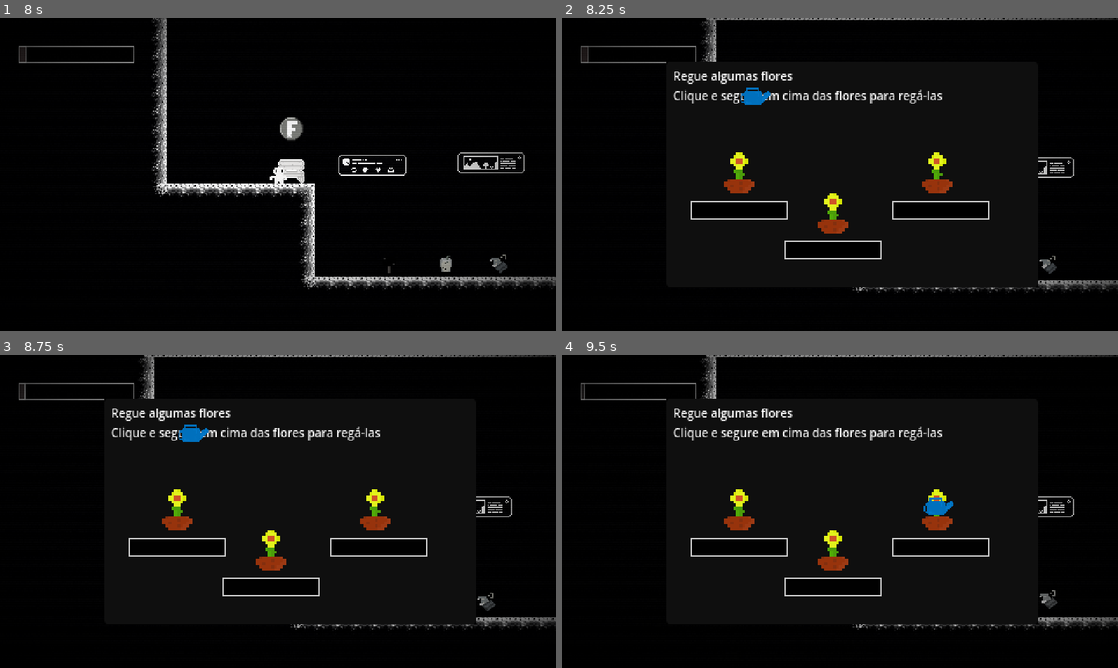
Above: before the commit, frames 1-4 (two rows, left to right).
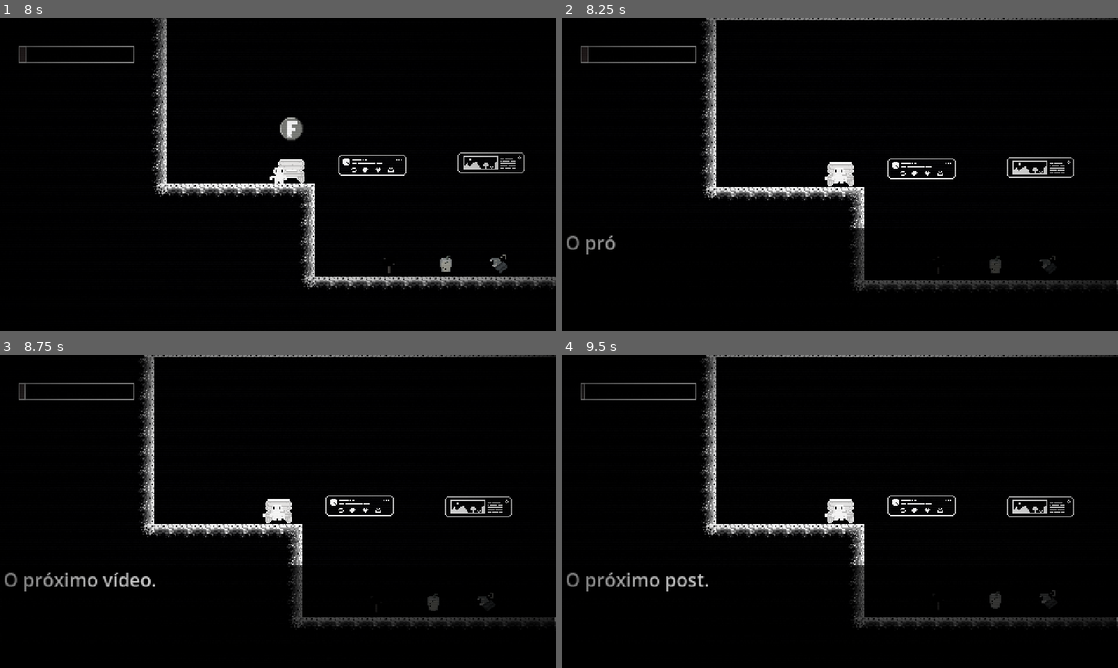
Above: after the commit, the same moments.

Repository: ilmoruuu/dontScroll
Game: Godot game, scene res://scenes/ui/main_menu.tscn
The game is run twice, just before and just after one commit, with the same random seed, the same clock (stepped at 60 frames per second) and the same inputs.
Inputs (mouse positions are in pixels of both pictures, inside the frame that each line leads up to):
- Up to frame 1 (8 s): click "▶ INICIAR" at 0.5 s; click "▶ INICIAR" at 1.25 s; click "OPÇÕES" at 2 s; tap Enter (ui_accept) at 2.75, 3.02, 3.77, 4.25, 5.27, 6.02, 6.77 s; move the mouse to (400, 158) at 2.77 s; hold Right (ui_right) 2.78-4.28 s; tap F (interact) at 2.85, 3.6, 4.55, 5.1, 5.85, 6.8, 7.35 s; click (400, 158) at 2.92 s; move the mouse to (166, 190) at 3.52 s; move the mouse to (333, 105) at 4.27 s; hold Left (ui_left) 4.28-5.03 s; tap D (use_item) at 4.35, 6.6 s; move the mouse to (250, 237) at 5.02 s; hold Right (ui_right) 5.03-6.53 s; click (250, 237) at 5.17 s; move the mouse to (444, 221) at 5.77 s; move the mouse to (111, 127) at 6.52 s; hold Left (ui_left) 6.53-7.28 s; move the mouse to (305, 174) at 7.27 s; hold Right (ui_right) from 7.28 s (still down); click (305, 174) at 7.42 s
- Up to frame 2 (8.25 s): move the mouse to (756, 96) at 8.02 s; release Right (ui_right) at 8.03 s; hold Left (ui_left) from 8.03 s (still down); tap F (interact) at 8.1 s
- Up to frame 3 (8.75 s): keep holding Left (ui_left); tap Enter (ui_accept) at 8.27 s
- Up to frame 4 (9.5 s): keep holding Left (ui_left); move the mouse to (940, 508) at 8.77 s; tap D (use_item) at 8.85 s; click (940, 508) at 8.92 s; tap Enter (ui_accept) at 9.02 s; tap F (interact) at 9.05 s

Frame 1 is identical in both runs. In frame 2, 6.6% of the frame differs, in the area x 0-100%, y 14-88%; in frame 3, 6.9%; in frame 4, 6.9%.

Commit message:
fix: correção da aparição dos minigames

Diff:
--- a/dont-scroll/entities/bench/bench.gd
+++ b/dont-scroll/entities/bench/bench.gd
@@ -8,7 +8,7 @@
 
 ## Create functions from minigames here fellas!
 func start_cat_minigame():
-	var scene = preload("res://minigames/CatMinigame.tscn")
+	var scene = preload("res://minigames/cat_minigame/CatMinigame.tscn")
 	var game = scene.instantiate()
 
 	get_tree().current_scene.add_child(game)
@@ -44,15 +44,12 @@
 
 	var randon = randf()
 
-	start_garden_minigame()
-
-	"""
 	if randon <= 0.25:
 		start_cat_minigame()
 	elif randon > 0.25 and randon <= 0.5:
 		start_garden_minigame()
 	else:
-		BenchDialogueUI.start_random_event(self)"""
+		BenchDialogueUI.start_random_event(self)
 
 	if player_ref and player_ref.has_method("sit_on_bench"):
 		player_ref.sit_on_bench(self)
--- a/dont-scroll/minigames/CatMinigame.tscn
+++ b/dont-scroll/minigames/cat_minigame/CatMinigame.tscn
@@ -1,7 +1,7 @@
 [gd_scene format=3 uid="uid://c2x6prpltng1x"]
 
 [ext_resource type="Texture2D" uid="uid://phwl1k8n3wbj" path="res://assets/minigame_cat/maxwell.png" id="1_613xq"]
-[ext_resource type="Script" uid="uid://0jqbmqak1hvw" path="res://minigames/cat_minigame.gd" id="1_c24uh"]
+[ext_resource type="Script" uid="uid://0jqbmqak1hvw" path="res://minigames/cat_minigame/cat_minigame.gd" id="1_c24uh"]
 [ext_resource type="AudioStream" uid="uid://llpowajht2nk" path="res://assets/audio/purr_effect.mp3" id="3_236un"]
 
 [sub_resource type="StyleBoxFlat" id="StyleBoxFlat_c24uh"]
Renamed: dont-scroll/minigames/cat_minigame.gd -> dont-scroll/minigames/cat_minigame/cat_minigame.gd
Renamed: dont-scroll/minigames/cat_minigame.gd.uid -> dont-scroll/minigames/cat_minigame/cat_minigame.gd.uid
